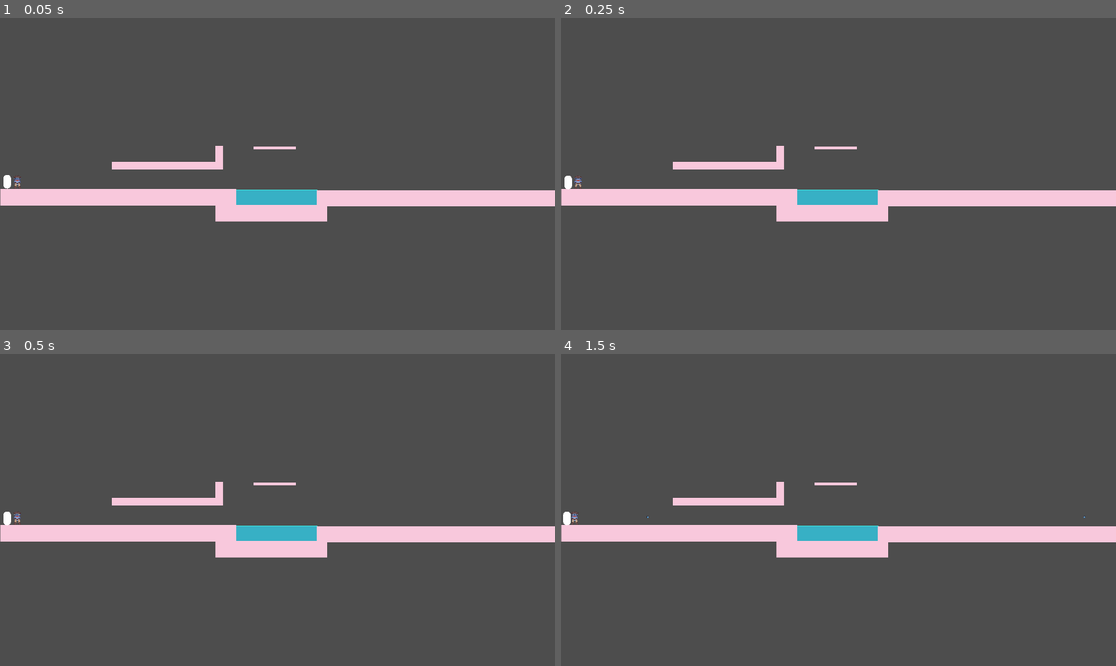
Above: before the commit, frames 1-4 (two rows, left to right).
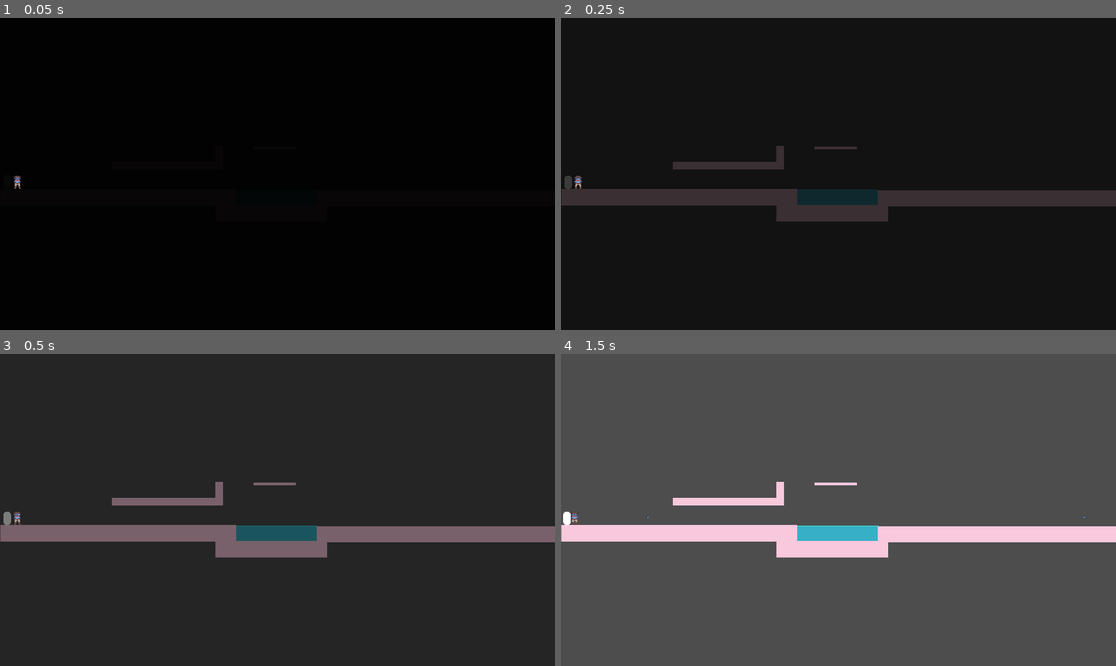
Above: after the commit, the same moments.

Repository: C0SMICSHARK/Pirate-Cats-and-Cowboy-Sharks
Game: Godot game, scene res://Scenes/TestScene_1.tscn
Same seed, same stepped clock (60 frames per second), same inputs: the game is played once before the commit and once after it. The engine's default icon, where the game draws it, is replaced by a stand-in: a white triangle on a blue panel in a dark square.
Inputs (mouse positions are in pixels of both pictures, inside the frame that each line leads up to):
- Up to frame 1 (0.05 s): no input
- Up to frame 2 (0.25 s): no input
- Up to frame 3 (0.5 s): no input
- Up to frame 4 (1.5 s): move the mouse to (960, 494) at 0.52 s; click (960, 494) at 0.6 s; tap Enter at 1.25 s; move the mouse to (727, 525) at 1.27 s; click (727, 525) at 1.35 s

The runs differ from the first frame. In frame 1, 100% of the frame differs, in the area x 0-100%, y 0-100%; in frame 2, 100%; in frame 3, 100%; in frame 4, nothing differs.

Commit message:
Added a title screen

Diff:
--- /dev/null
+++ b/Scenes/Scene_transition.tscn
@@ -0,0 +1,65 @@
+[gd_scene load_steps=5 format=3 uid="uid://bvhg2nv87al38"]
+
+[sub_resource type="Animation" id="Animation_0yasa"]
+resource_name = "Fade_in"
+tracks/0/type = "value"
+tracks/0/imported = false
+tracks/0/enabled = true
+tracks/0/path = NodePath(".:color")
+tracks/0/interp = 1
+tracks/0/loop_wrap = true
+tracks/0/keys = {
+"times": PackedFloat32Array(0, 1),
+"transitions": PackedFloat32Array(1, 0.3415098),
+"update": 0,
+"values": [Color(0, 0, 0, 0), Color(0, 0, 0, 1)]
+}
+
+[sub_resource type="Animation" id="Animation_0k8e2"]
+resource_name = "Fade_out"
+tracks/0/type = "value"
+tracks/0/imported = false
+tracks/0/enabled = true
+tracks/0/path = NodePath(".:color")
+tracks/0/interp = 1
+tracks/0/loop_wrap = true
+tracks/0/keys = {
+"times": PackedFloat32Array(0, 1),
+"transitions": PackedFloat32Array(1, 6.062859),
+"update": 0,
+"values": [Color(0, 0, 0, 1), Color(0, 0, 0, 0)]
+}
+
+[sub_resource type="Animation" id="Animation_08x6u"]
+length = 0.001
+tracks/0/type = "value"
+tracks/0/imported = false
+tracks/0/enabled = true
+tracks/0/path = NodePath(".:color")
+tracks/0/interp = 1
+tracks/0/loop_wrap = true
+tracks/0/keys = {
+"times": PackedFloat32Array(0),
+"transitions": PackedFloat32Array(1),
+"update": 0,
+"values": [Color(0, 0, 0, 1)]
+}
+
+[sub_resource type="AnimationLibrary" id="AnimationLibrary_8boxi"]
+_data = {
+&"Fade_in": SubResource("Animation_0yasa"),
+&"Fade_out": SubResource("Animation_0k8e2"),
+&"RESET": SubResource("Animation_08x6u")
+}
+
+[node name="ColorRect" type="ColorRect"]
+offset_left = -32.0
+offset_top = -24.0
+offset_right = 1976.0
+offset_bottom = 1116.0
+color = Color(0, 0, 0, 1)
+
+[node name="AnimationPlayer" type="AnimationPlayer" parent="."]
+libraries = {
+&"": SubResource("AnimationLibrary_8boxi")
+}
--- a/Scenes/TestScene_1.tscn
+++ b/Scenes/TestScene_1.tscn
@@ -1,10 +1,11 @@
-[gd_scene load_steps=8 format=3 uid="uid://djc42utyrnb0m"]
+[gd_scene load_steps=9 format=3 uid="uid://djc42utyrnb0m"]
 
 [ext_resource type="Script" uid="uid://b64ndw6jydvxy" path="res://Scripts/test_scene.gd" id="1_wtb4w"]
 [ext_resource type="Texture2D" uid="uid://t33wovey36on" path="res://Debug Assets/DebugFloor.png" id="2_kaqar"]
 [ext_resource type="PackedScene" uid="uid://dksykscfxj8rk" path="res://Scenes/player_1.tscn" id="3_m3drp"]
 [ext_resource type="PackedScene" uid="uid://cg6dul6g2cnl5" path="res://Scenes/player_2.tscn" id="4_tciti"]
 [ext_resource type="Script" uid="uid://bpqey475r4mar" path="res://Scripts/water.gd" id="5_tciti"]
+[ext_resource type="PackedScene" uid="uid://bvhg2nv87al38" path="res://Scenes/Scene_transition.tscn" id="6_wtb4w"]
 
 [sub_resource type="BoxMesh" id="BoxMesh_r5l72"]
 
@@ -106,3 +107,10 @@
 script = ExtResource("5_tciti")
 water_size = Vector2(284, 55)
 metadata/_custom_type_script = "uid://bpqey475r4mar"
+
+[node name="ColorRect" parent="." instance=ExtResource("6_wtb4w")]
+visible = false
+offset_left = -47.0
+offset_top = -34.0
+offset_right = 1961.0
+offset_bottom = 1106.0
--- a/Scenes/main_menu.tscn
+++ b/Scenes/main_menu.tscn
@@ -1,3 +1,54 @@
-[gd_scene format=3 uid="uid://cvfa45pf7n1gf"]
+[gd_scene load_steps=3 format=3 uid="uid://brt5ikhgib8k7"]
 
-[node name="Main Menu" type="Node2D"]
+[ext_resource type="Script" uid="uid://dmwrtfpqohva3" path="res://Scripts/main_menu.gd" id="1_48xlc"]
+[ext_resource type="PackedScene" uid="uid://bvhg2nv87al38" path="res://Scenes/Scene_transition.tscn" id="2_1ehe0"]
+
+[node name="Main menu" type="Node2D"]
+script = ExtResource("1_48xlc")
+
+[node name="Button_manager" type="Control" parent="."]
+layout_mode = 3
+anchors_preset = 0
+offset_right = 40.0
+offset_bottom = 40.0
+
+[node name="Start" type="Button" parent="Button_manager"]
+layout_mode = 0
+offset_left = 569.0
+offset_top = 265.0
+offset_right = 1297.0
+offset_bottom = 447.0
+text = "Start Game"
+icon_alignment = 1
+
+[node name="Options" type="Button" parent="Button_manager"]
+layout_mode = 0
+offset_left = 601.0
+offset_top = 489.0
+offset_right = 1273.0
+offset_bottom = 670.0
+text = "Options"
+icon_alignment = 1
+
+[node name="Quit" type="Button" parent="Button_manager"]
+layout_mode = 0
+offset_left = 675.0
+offset_top = 710.0
+offset_right = 1205.0
+offset_bottom = 871.0
+text = "Quit"
+icon_alignment = 1
+
+[node name="ColorRect" parent="." instance=ExtResource("2_1ehe0")]
+visible = false
+offset_left = -44.0
+offset_top = -26.0
+offset_right = 1964.0
+offset_bottom = 1114.0
+
+[node name="Fade_timer" type="Timer" parent="ColorRect"]
+
+[connection signal="pressed" from="Button_manager/Start" to="." method="_on_start_pressed"]
+[connection signal="pressed" from="Button_manager/Options" to="." method="_on_options_pressed"]
+[connection signal="pressed" from="Button_manager/Quit" to="." method="_on_quit_pressed"]
+[connection signal="timeout" from="ColorRect/Fade_timer" to="." method="_on_fade_timer_timeout"]
--- a/Scripts/Player2.gd
+++ b/Scripts/Player2.gd
@@ -10,8 +10,6 @@
 
 func fire():
 	var Bullet=bullet_path.instantiate()
-	#Bullet.pos=$FiringPos.global_position
-	#Bullet.rota=global_rotation
 	#Makes the bullet travel the direction the player is facing
 	if $AnimatedSprite2D.flip_h:
 		$FiringPos.position.x = -17
--- /dev/null
+++ b/Scripts/main_menu.gd
@@ -0,0 +1,28 @@
+extends Node2D
+
+var button_type = null
+
+func _on_start_pressed() -> void:
+	button_type = "start"
+	$ColorRect.show()
+	$ColorRect/Fade_timer.start()
+	$ColorRect/AnimationPlayer.play("Fade_in")
+
+func _on_options_pressed() -> void:
+	button_type = "options"
+	$ColorRect.show()
+	$ColorRect/Fade_timer.start()
+	$ColorRect/AnimationPlayer.play("Fade_in")
+
+
+func _on_quit_pressed() -> void:
+	get_tree().quit()
+
+
+func _on_fade_timer_timeout() -> void:
+	if button_type == "start" :
+		get_tree().change_scene_to_file("res://Scenes/TestScene_1.tscn")
+
+	elif button_type == "options" :
+		get_tree().change_scene_to_file("res://Scenes/TestScene_1.tscn")
+	#Idealy this would change to an options screen rather than the level
--- a/Scripts/test_scene.gd
+++ b/Scripts/test_scene.gd
@@ -4,3 +4,8 @@
 func _process(_delta: float) -> void:
 	if Input.is_action_pressed("QUIT"):
 		get_tree().quit()
+
+#Responsible for fade out effect
+func _ready():
+	$ColorRect.show()
+	$ColorRect/AnimationPlayer.play("Fade_out")
Not shown, added: Scripts/main_menu.gd.uid
